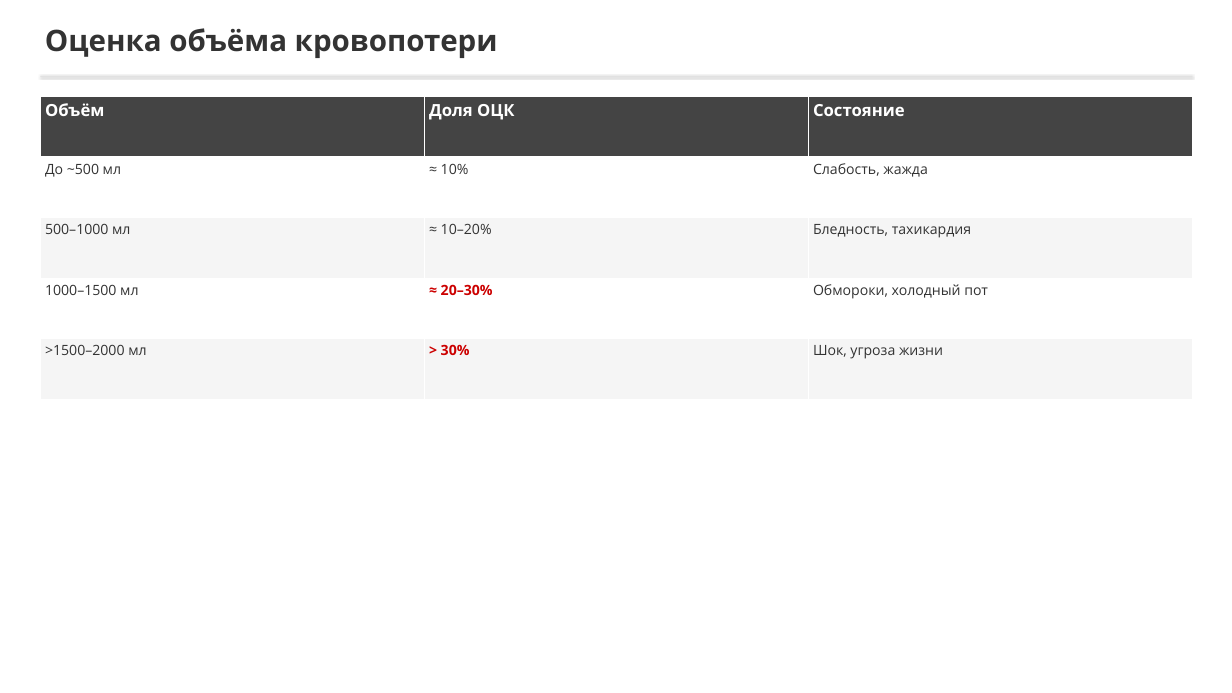
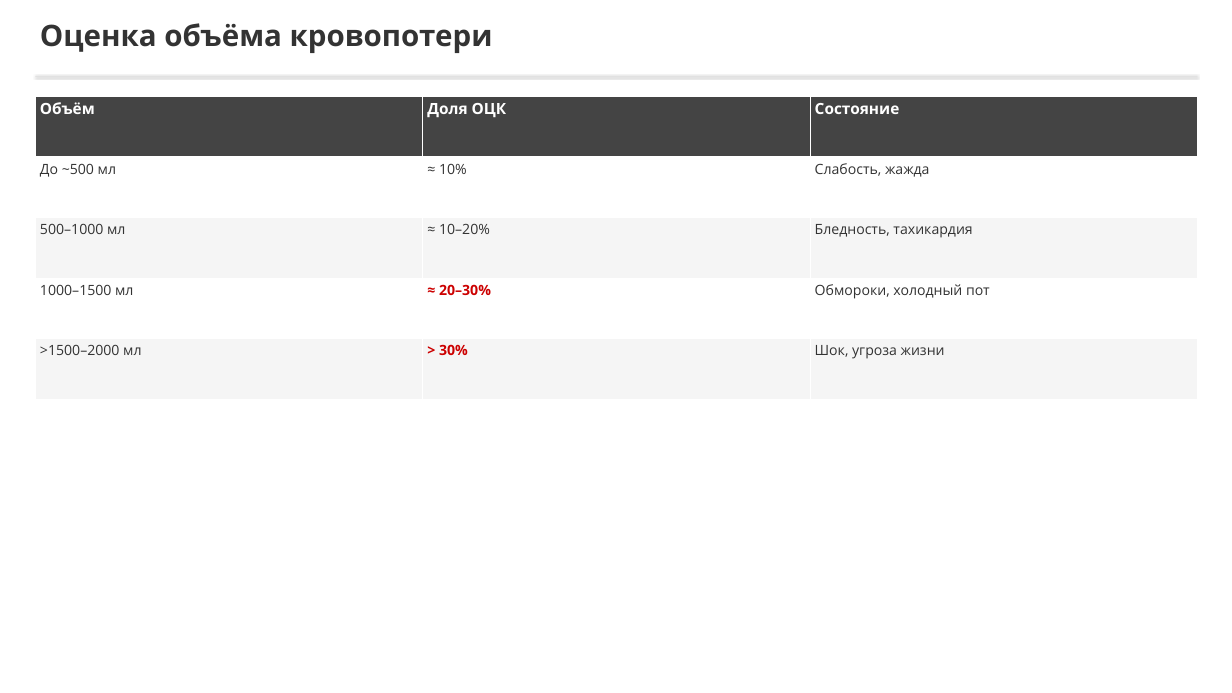
Before and after one commit to lysakalenushka-hash/-, a slide deck: slide 6 of tema2_bleeding/Признаки_наружного_кровотечения.pptx. Drawn at 1232x693 pixels with LibreOffice and Linux fonts; fonts in the diff are those of the drawing. Boxes give left, top, right and bottom in pixels: in the first picture for what was removed or moved away, otherwise in the second. Text is boxed around its words. In the diff, an @@ line names an element or a change of style, - is before the commit and + after.

```diff
--- a/tema2_bleeding/Признаки_наружного_кровотечения.pptx
+++ b/tema2_bleeding/Признаки_наружного_кровотечения.pptx
@@ text "Оценка объёма кровопотери": place and size @@
-text "Оценка объёма кровопотери" at (45,28,498,58)
+text "Оценка объёма кровопотери" at (40,23,493,53)
@@ rectangle: place and size @@
-rectangle at (40,76,1192,77)
+rectangle at (36,76,1197,77)
@@ table at (36,96,1197,399) @@
@@ size 26 to 24 pt in "Объём", "Доля ОЦК", "Состояние" @@
@@ table: place and size @@
-table at (40,96,1192,399)
+table at (36,96,1197,399)
```
Also in this commit, not shown: 4 other slides changed, 4 slides added, 4 slides removed, 7 other files.
